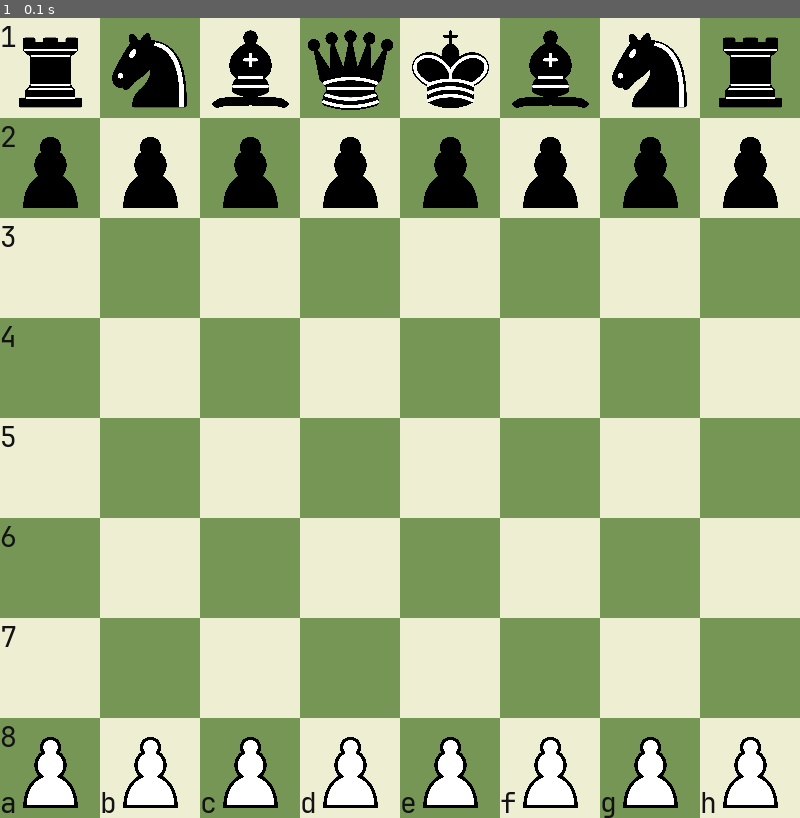
Above: before the commit, frame 1.
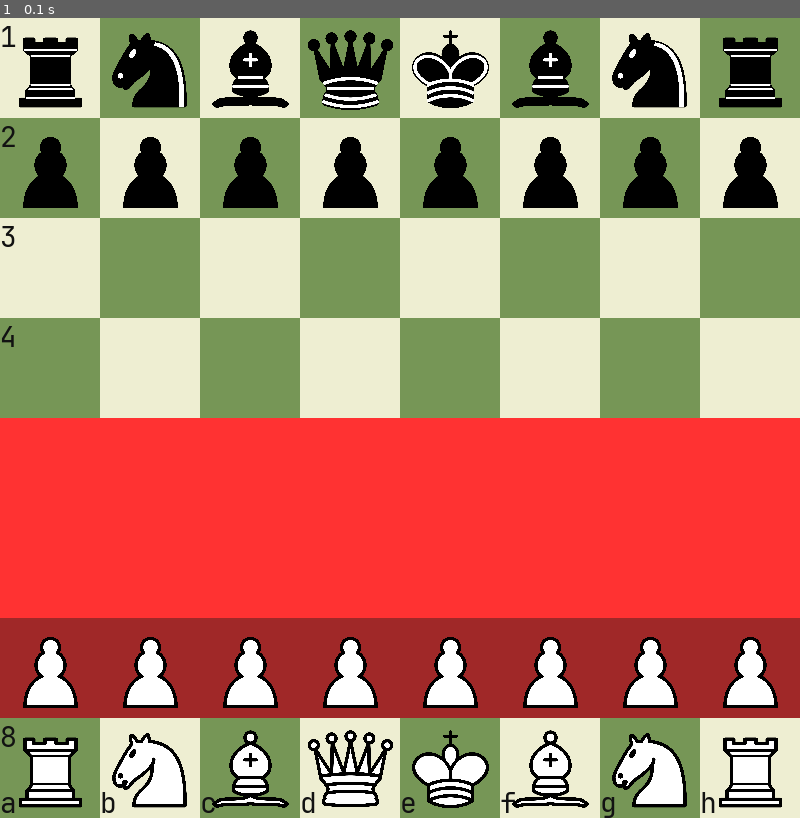
Above: after the commit, the same moment.

Repository: Eugen-str/sah-pygame
Game: pygame game, started from src/Main.py
Two runs of this game, one before a commit and one after it. Both use one fixed random seed, a clock stepped at 60 frames per second and the inputs below.
Inputs:
- Up to frame 1 (0.1 s): no input

The runs differ from the first frame. In frame 1, 40% of the frame differs, in the area x 0-100%, y 50-99%.

Commit message:
Popravljen bug.

Diff:
--- a/src/Logika.py
+++ b/src/Logika.py
@@ -3,7 +3,6 @@
         self.ploca = [
             ["ct", "cs", "cl", "cq", "ck", "cl", "cs", "ct"],
             ["cp", "cp", "cp", "cp", "cp", "cp", "cp", "cp"],
-            ["--", "--", "--", "--", "--", "--", "--", "--"],
             ["--", "--", "--", "--", "--", "--", "--", "--"],
             ["--", "--", "--", "--", "--", "--", "--", "--"],
             ["--", "--", "--", "--", "--", "--", "--", "--"],
@@ -78,7 +77,7 @@
                 potezi.append(Potez((linija, red), (linija, red - 2 * k), self.ploca))
 
     def legalniTop(self, red, linija, potezi):
-        c = "b" if self.bijeliNaPotezu else "c"
+        neprijatelj = "c" if self.bijeliNaPotezu else "b"
 
         direkcije = ((1, 0), (0, 1), (-1, 0), (0, -1))
 
@@ -90,52 +89,13 @@
                 if 0 <= zavLin <= 7 and 0 <= zavRed <= 7:
                     if self.ploca[zavRed][zavLin] == "--":
                         potezi.append(Potez((linija, red), (zavLin, zavRed), self.ploca))
-                    elif self.ploca[zavRed][zavLin] != c:
+                    elif self.ploca[zavRed][zavLin] == neprijatelj:
                         potezi.append(Potez((linija, red), (zavLin, zavRed), self.ploca))
                         break
                     else:
                         break
                 else:
                     break
-
-#######################
-        """
-        for i in range(linija + 1, 8, 1):
-            if self.ploca[red][i] == "--":
-                potezi.append(Potez((linija, red), (i, red), self.ploca))
-            elif self.ploca[red][i][0] != c:
-                potezi.append(Potez((linija, red), (i, red), self.ploca))
-                break
-            else:
-                break
-
-        for i in range(linija - 1, -1, -1):
-            if self.ploca[red][i] == "--":
-                potezi.append(Potez((linija, red), (i, red), self.ploca))
-            elif self.ploca[red][i][0] != c:
-                potezi.append(Potez((linija, red), (i, red), self.ploca))
-                break
-            else:
-                break
-
-        for i in range(red + 1, 8, 1):
-            if self.ploca[i][linija] == "--":
-                potezi.append(Potez((linija, red), (linija, i), self.ploca))
-            elif self.ploca[i][linija][0] != c:
-                potezi.append(Potez((linija, red), (linija, i), self.ploca))
-                break
-            else:
-                break
-
-        for i in range(red - 1, -1, -1):
-            if self.ploca[i][linija] == "--":
-                potezi.append(Potez((linija, red), (linija, i), self.ploca))
-            elif self.ploca[i][linija][0] != c:
-                potezi.append(Potez((linija, red), (linija, i), self.ploca))
-                break
-            else:
-                break
-        """
 
     def legalniKraljica(self, red, linija, potezi):
         pass
